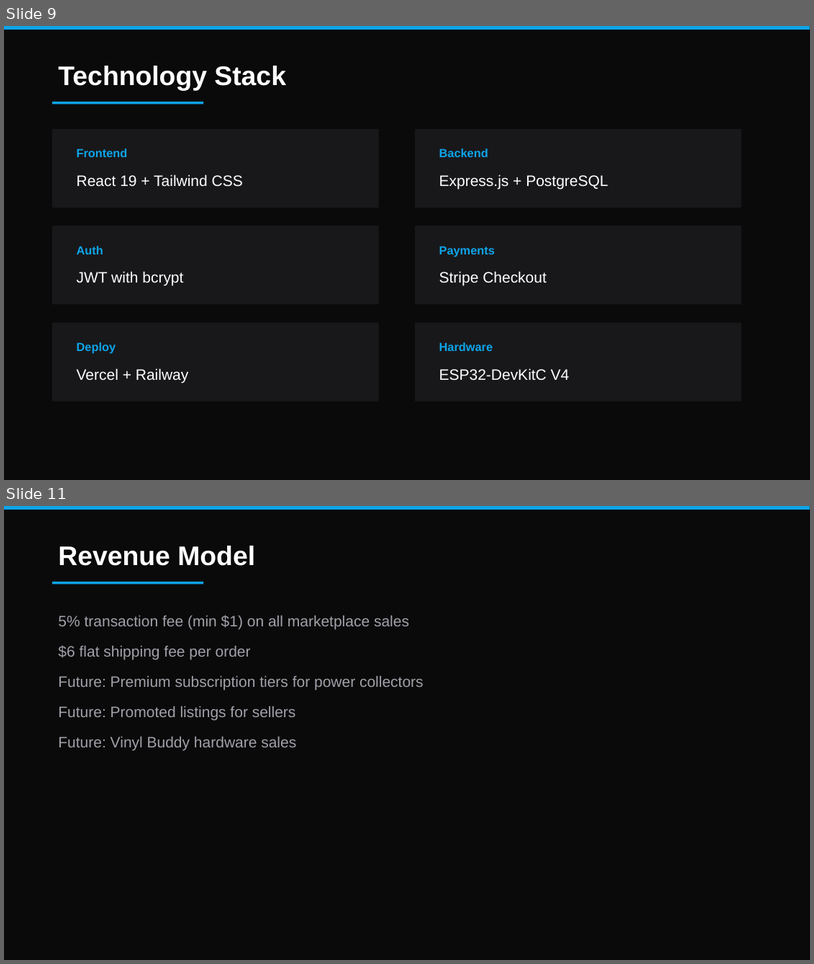
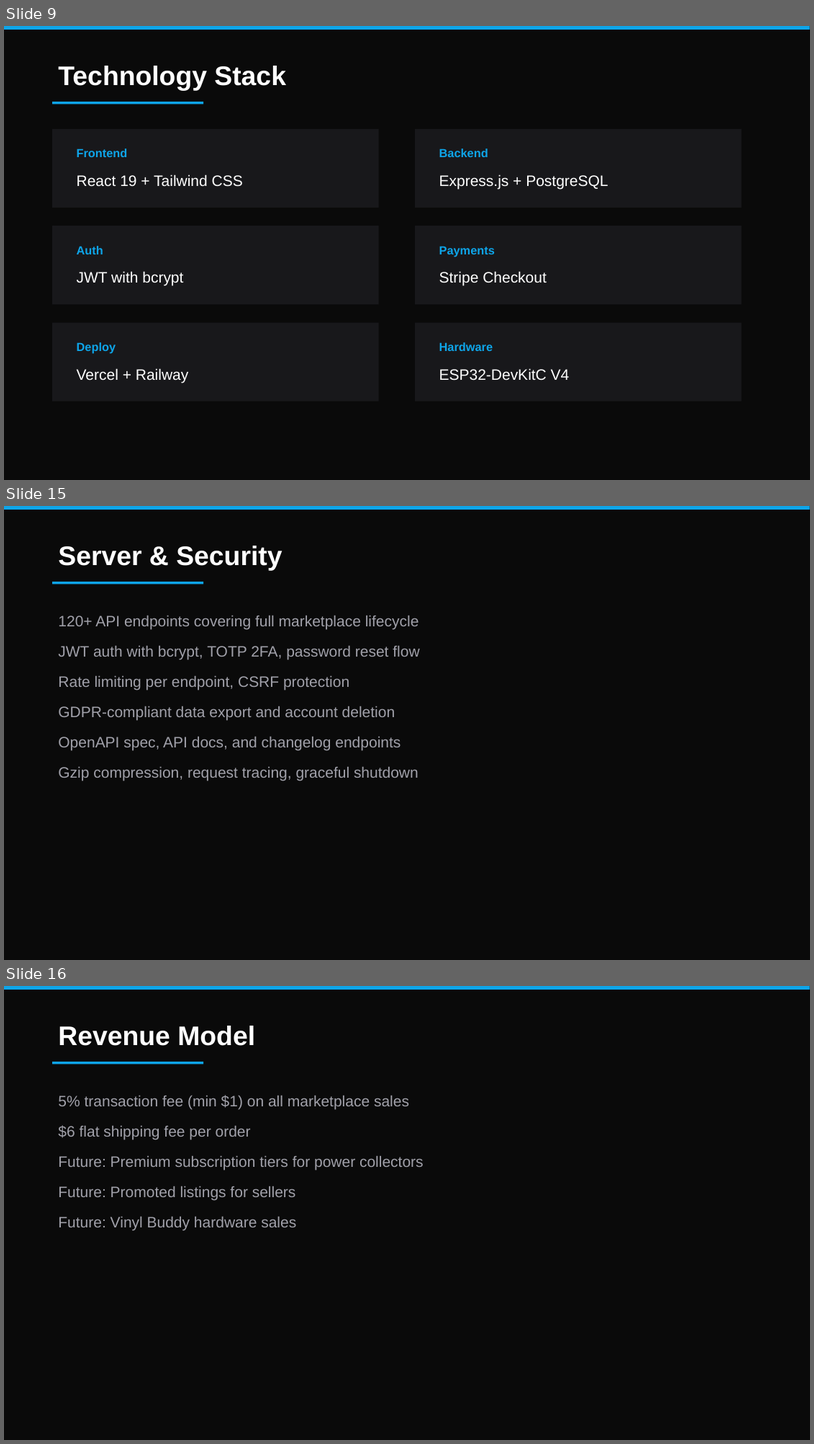
Before and after one commit to colelevy08/groovestack, a slide deck: GrooveStack_Overview.pptx. Shown one above the other, each under a label of ours: slides 9 and 11 before the commit, slides 9, 15 and 16 after it; the slides between them are not shown. The pictures are 814x964 and 814x1444 pixels, drawn with LibreOffice and Linux fonts; fonts in the diff are those of the drawing. Boxes give left, top, right and bottom in pixels: in the first picture for what was removed or moved away, otherwise in the second. Text is boxed around its words. In the diff, an @@ line names an element or a change of style, - is before the commit and + after.

```diff
--- a/GrooveStack_Overview.pptx
+++ b/GrooveStack_Overview.pptx
@@ slide 15 added at box(4, 506, 810, 960), background #0A0A0A @@
@@ rectangle added at box(4, 506, 810, 510), fill #0EA5E9 @@
@@ text added at box(58, 546, 282, 570), 32 pt, text #FFFFFF, bold @@
+Server & Security
@@ rectangle added at box(52, 582, 203, 584), fill #0EA5E9 @@
@@ text added at box(58, 615, 419, 780), 18 pt, text #A1A1AA @@
+120+ API endpoints covering full marketplace lifecycle
+JWT auth with bcrypt, TOTP 2FA, password reset flow
+Rate limiting per endpoint, CSRF protection
+GDPR-compliant data export and account deletion
+OpenAPI spec, API docs, and changelog endpoints
+Gzip compression, request tracing, graceful shutdown
@@ what was slide 11 is now slide 16 @@
```
Also in this commit, not shown: 2 slides changed, 4 other slides added, 1 other file.
